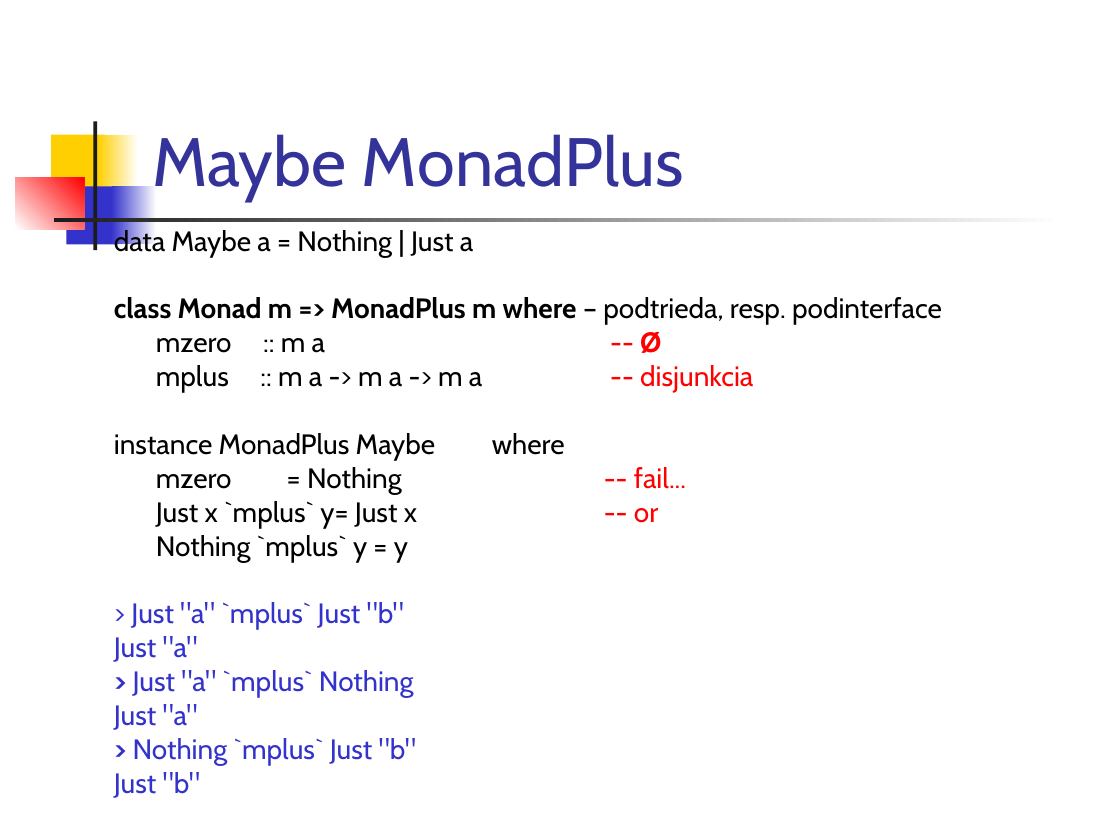
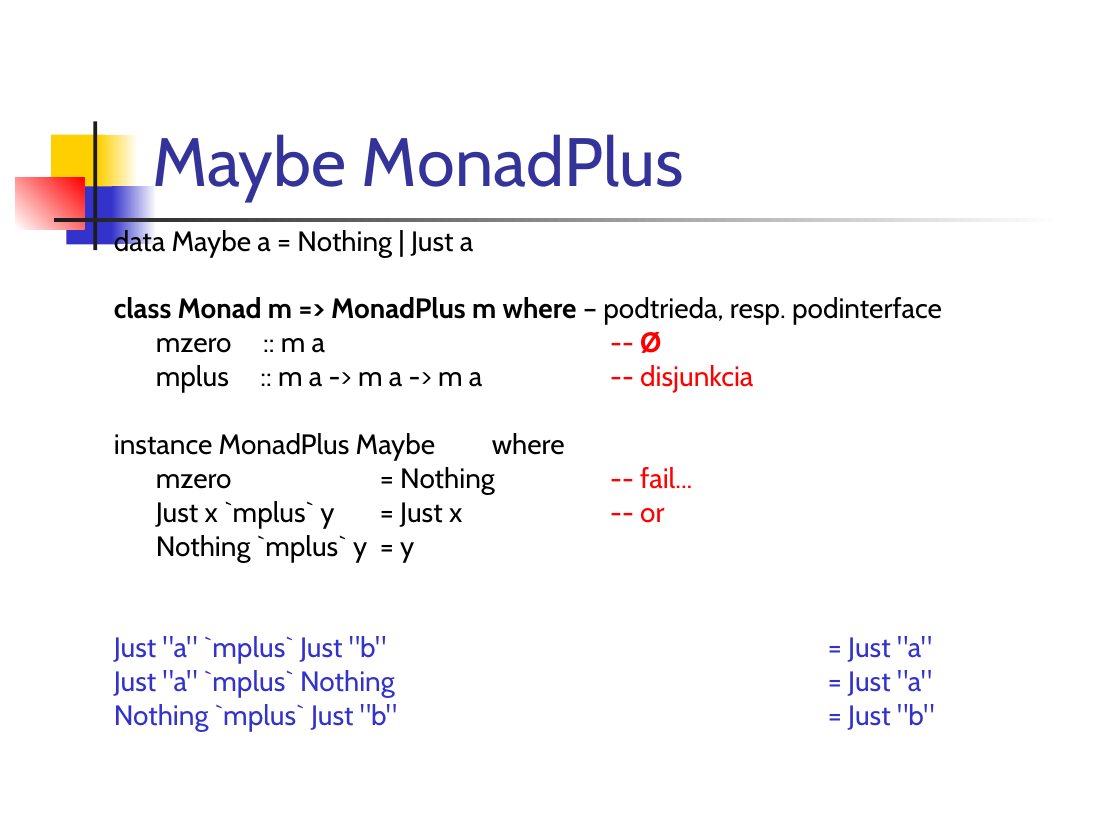
Before and after one commit to Funkcionalne/Prednasky, a slide deck: slide 5 of 12/12_fpro.ppt (slide 3 before the commit). Drawn at 1120x840 pixels with LibreOffice and Linux fonts; fonts in the diff are those of the drawing. Boxes give left, top, right and bottom in pixels: in the first picture for what was removed or moved away, otherwise in the second. Text is boxed around its words. In the diff, an @@ line names an element or a change of style, - is before the commit and + after.

```diff
--- a/12/12_fpro.ppt
+++ b/12/12_fpro.ppt
@@ text at (156,501,462,528): spaces changed @@
-Just x `mplus` y= Just x -- or
+Just x `mplus` y = Just x -- or
@@ text at (114,636,934,732): text changed @@
-> Just "a" `mplus` Just "b"
-Just "a"
-> Just "a" `mplus` Nothing
-Just "a"
-> Nothing `mplus` Just "b"
-Just "b"
+Just "a" `mplus` Just "b" = Just "a"
+Just "a" `mplus` Nothing = Just "a"
+Nothing `mplus` Just "b" = Just "b"
```
Also in this commit, not shown: 11 other slides changed, 8 slides added, 9 other files.
